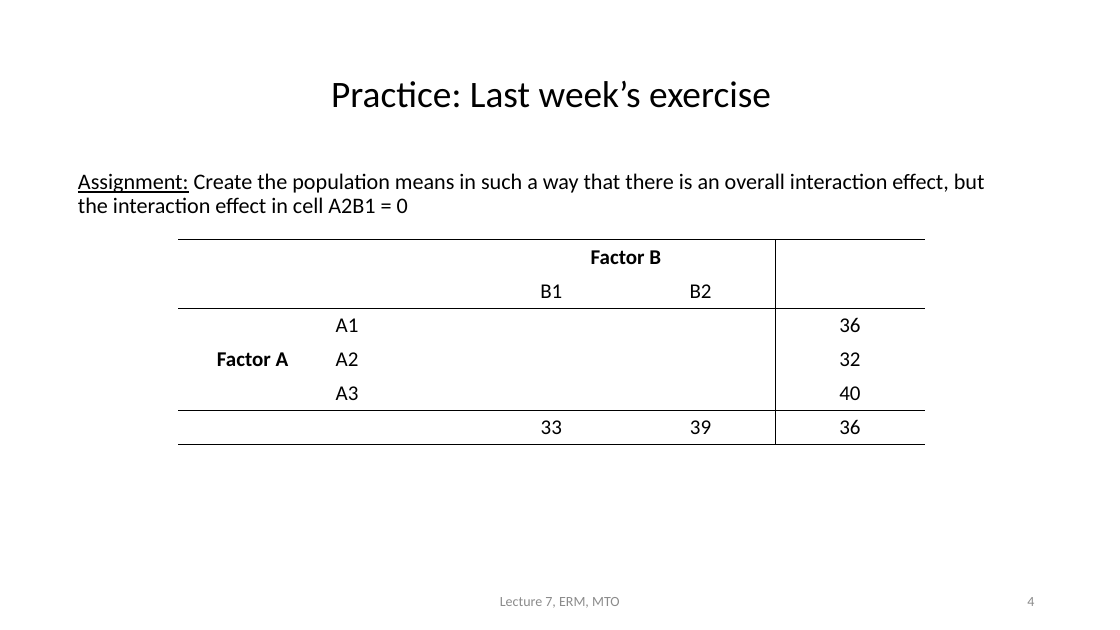
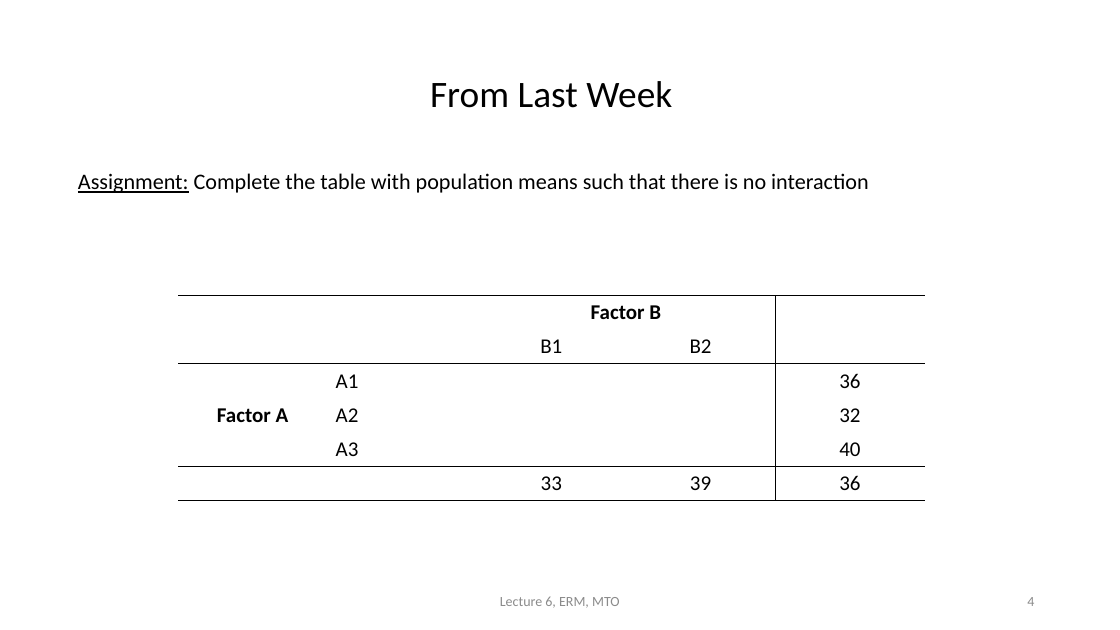
Before and after one commit to cjvanlissa/erm, a slide deck: slide 4 of HC07/HC7_EN.pptx. Drawn at 1120x630 pixels with LibreOffice and Linux fonts; fonts in the diff are those of the drawing. Boxes give left, top, right and bottom in pixels: in the first picture for what was removed or moved away, otherwise in the second. Text is boxed around its words. In the diff, an @@ line names an element or a change of style, - is before the commit and + after.

```diff
--- a/HC07/HC7_EN.pptx
+++ b/HC07/HC7_EN.pptx
@@ title at (430, 81, 672, 108): text changed @@
-Practice: Last week’s exercise
+From Last Week
@@ text at (78, 173, 868, 193): text changed @@
-Assignment: Create the population means in such a way that there is an overall interaction effect, but the interaction effect in cell A2B1 = 0
+Assignment: Complete the table with population means such that there is no interaction
@@ table: place and size @@
-table at (178, 240, 926, 444)
+table at (178, 296, 926, 500)
@@ text at (500, 597, 620, 608): text changed @@
-Lecture 7, ERM, MTO
+Lecture 6, ERM, MTO
```
Also in this commit, not shown: 8 other slides changed, 4 slides added, 1 slide removed, 1 other file.
